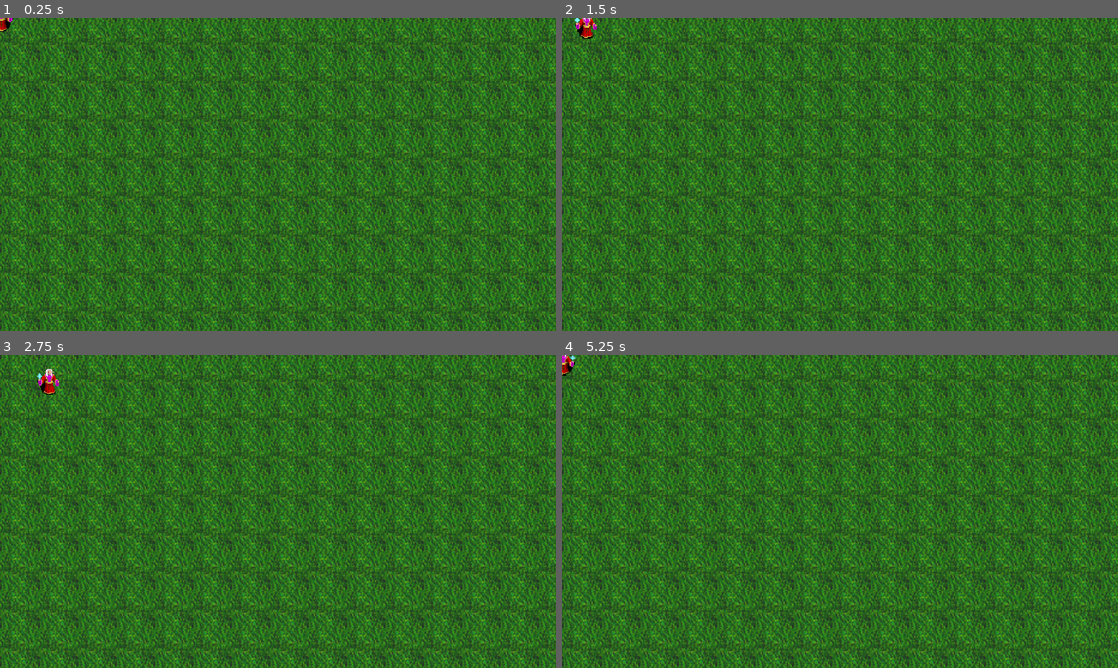
Above: before the commit, frames 1-4 (two rows, left to right).
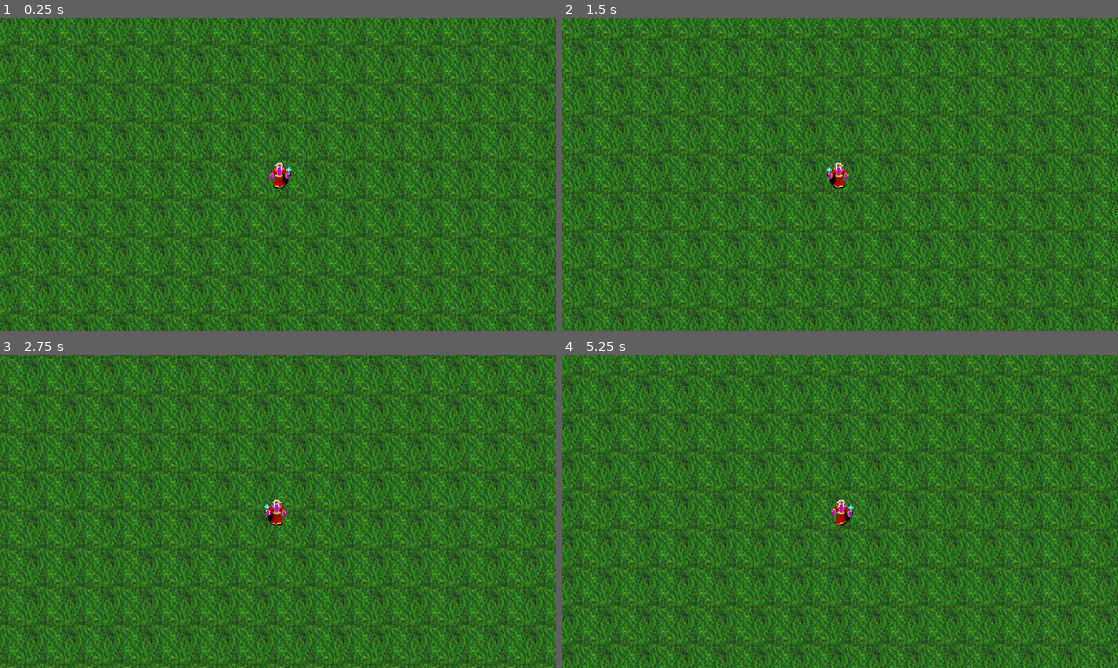
Above: after the commit, the same moments.

Repository: AGH-Code-Industry/monstrous-tide
Game: Godot game, scene res://Assets/World/world.tscn
Same seed, same stepped clock (60 frames per second), same inputs: the game is played once before the commit and once after it.
Inputs:
- Up to frame 1 (0.25 s): no input
- Up to frame 2 (1.5 s): tap Enter at 0.5 s; hold D (right) 0.53-1.28 s; hold S (down) from 1.28 s (still down)
- Up to frame 3 (2.75 s): release S (down) at 2.03 s; hold D (right) from 2.03 s (still down)
- Up to frame 4 (5.25 s): release D (right) at 2.78 s; hold W (up) 2.78-3.53 s; hold A (left) 3.53-5.03 s; hold S (down) from 5.03 s (still down)

The runs differ from the first frame. In frame 1, 44% of the frame differs, in the area x 0-100%, y 0-100%; in frame 2, 46%; in frame 3, 47%; in frame 4, 48%.

Commit message:
Added camera to player

Diff:
--- a/Assets/Player/player.tscn
+++ b/Assets/Player/player.tscn
@@ -64,3 +64,5 @@
 animation = &"Walk"
 frame = 1
 frame_progress = 0.985002
+
+[node name="Camera2D" type="Camera2D" parent="AnimatedSprite2D"]
